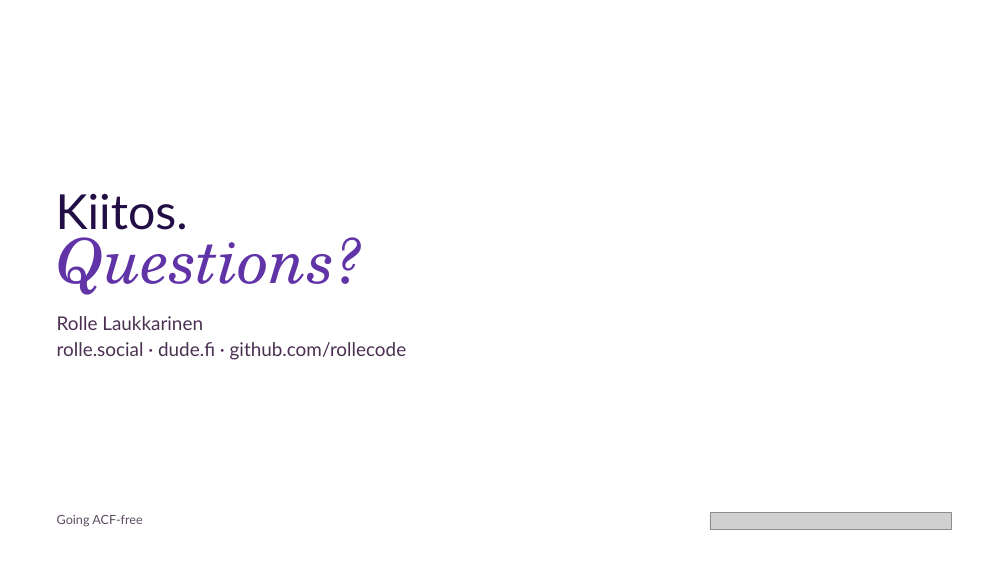
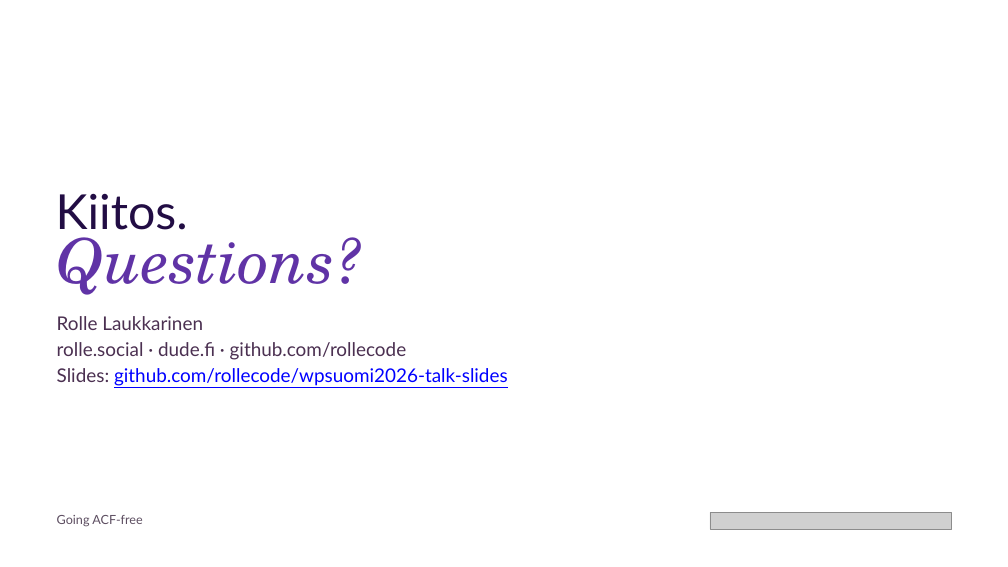
Before and after one commit to rollecode/wpsuomi2026-talk-slides, a slide deck: slide 42 of export/Going ACF-free.pptx. Drawn at 1008x567 pixels with LibreOffice and Linux fonts; fonts in the diff are those of the drawing; grey boxes stand for pictures; background and template pictures are left out. Boxes give left, top, right and bottom in pixels: in the first picture for what was removed or moved away, otherwise in the second. Text is boxed around its words. In the diff, an @@ line names an element or a change of style, - is before the commit and + after.

Commit message:
Link the slides repo on the Kiitos slide

```diff
--- a/export/Going ACF-free.pptx
+++ b/export/Going ACF-free.pptx
@@ text added at bbox=[57, 368, 508, 386], 36 pt, text #0000FF, underline @@
+Slides: github.com/rollecode/wpsuomi2026-talk-slides
```
Also in this commit, not shown: 3 other files.
